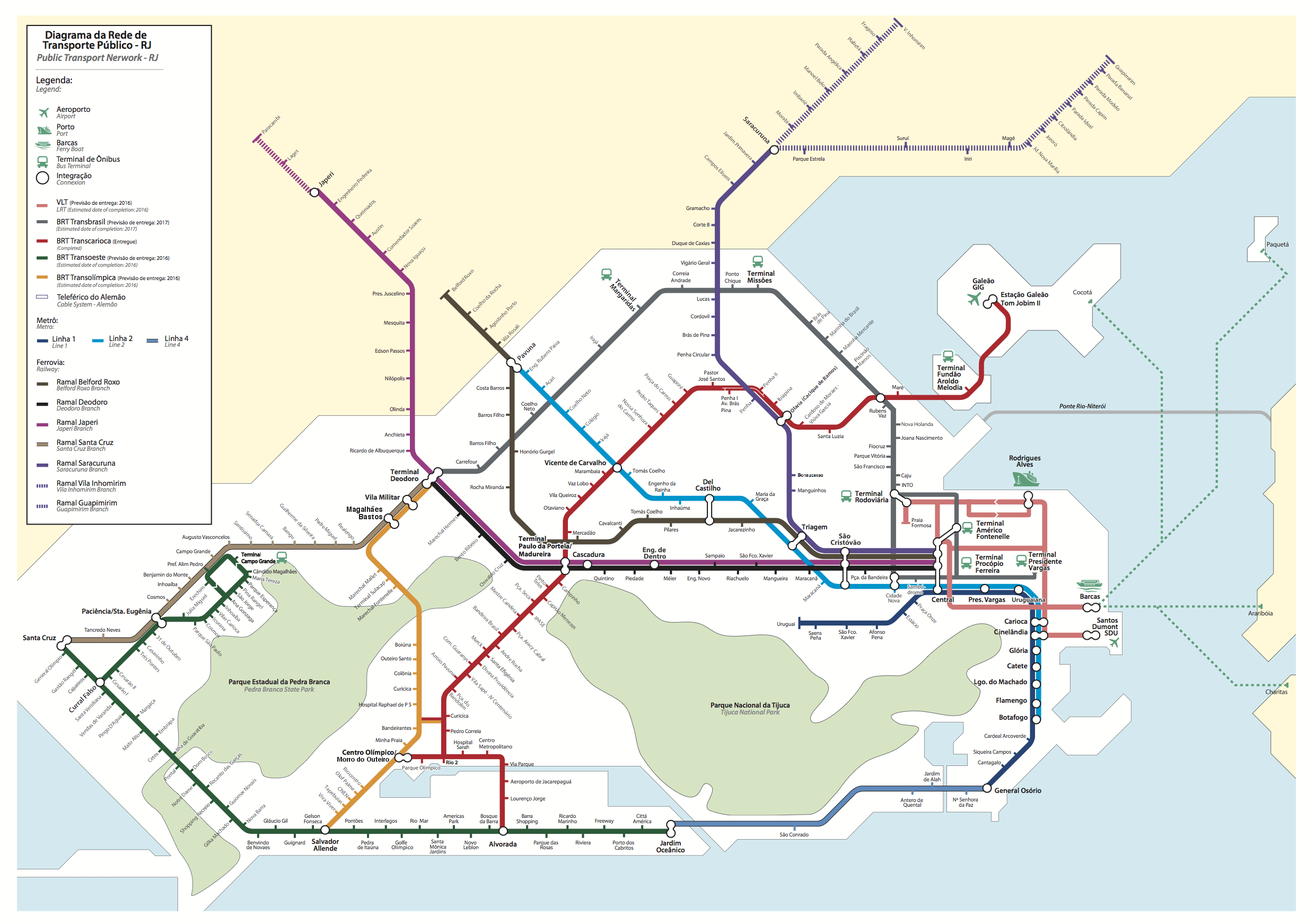
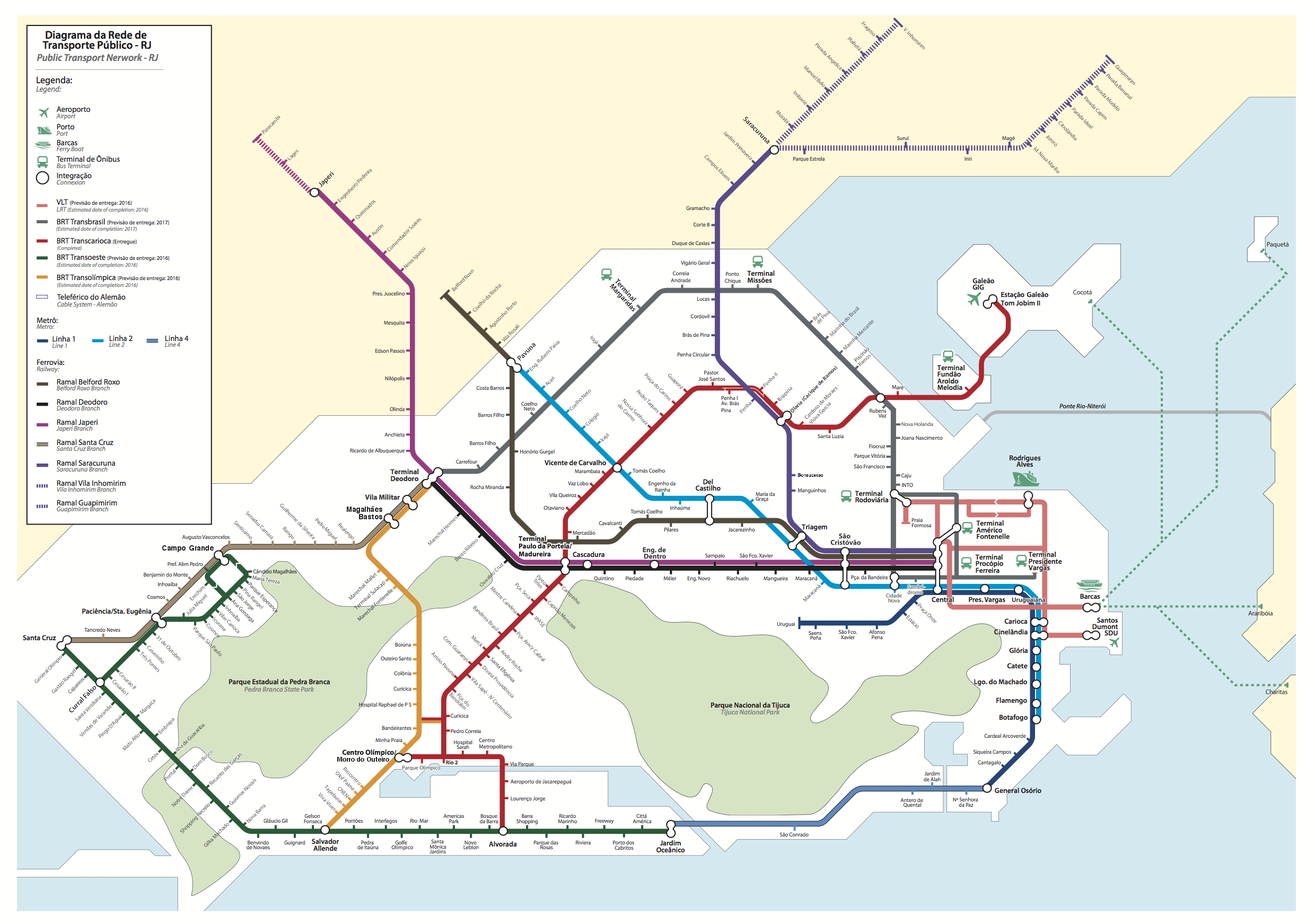
The second 1315×924 image is a revision of the first. Changes to its layers:
added layer "Campo Grande" above "Transoeste-Campo Grande" over [162, 545, 214, 553]
added layer "Transoeste-Campo Grande" above "Magalhães ..." over [173, 547, 287, 566]
